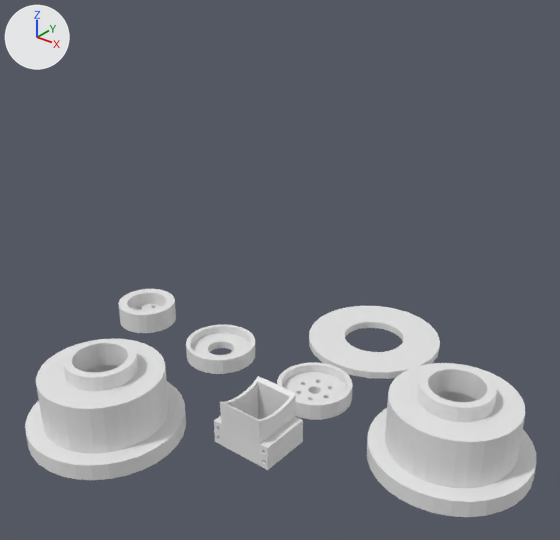
A saved change to the Blender file nutrient-dispenser/nutrient-dispenser.blend.
Camera for both pictures: a 50 mm camera at (301.0, -315.0, 272.0) aimed at (22.0, 35.0, 55.0). The axes (+X, +Y, +Z) are drawn at upper left. The lights are the same throughout.

Objects in the first picture: 'bearing-hub', 'end-hub', 'hopper', 'hub', 'rim', 'roll-1', 'roll-2'.
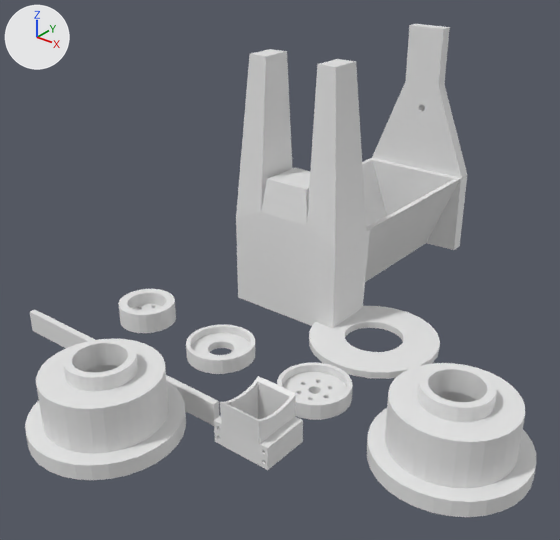
What the commit changed:
Mesh me_cube is new.
It has 132 vertices, 106 faces and spans x -4.49..0.0, y -1.08..1.08, z -0.77..2.25.
Mesh me_cube_002 is new.
It is a box spanning x -1.0..1.0, y -3.96..0.0, z -0.63..0.63.
Object 'funnel' (ob_funnel) is new; it shows me_cube.
Its location is (-1.6, 115.0, 0.0).
Its rotation in degrees is (-90, 90, 0).
Its scale is (39.7, 39.7, 62.4).
Object 'cross-bar' (ob_cross_bar) is new; it shows me_cube_002.
Its location is (-57.2, -40.8, -16.2).
Its rotation in degrees is (-90, 0, -90).
Its scale is (2.27, 4.03, 144.0).

What differs and where, as boxes (x1, y1, x2, y2) in the pictures (560 x 540 px):
'funnel', added: after (236, 24, 467, 328)
'cross-bar', added: after (30, 310, 219, 426)
